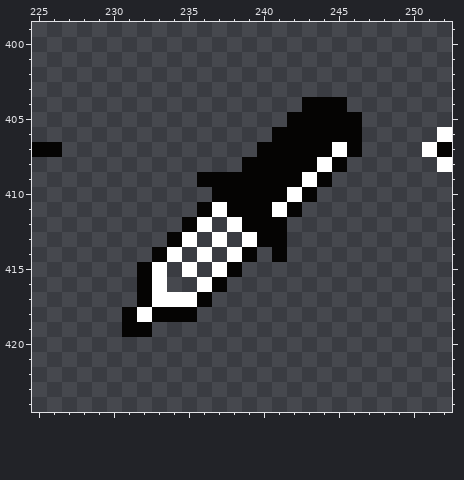
Two states of a pixel-art file, assets/ui/skin.aseprite. The picture above was drawn from the file before the commit.
320x740 pixels, 1 frame. Colours within 5 levels of each other are drawn and written as one. Shown: x 225..252, y 399..424.
After:
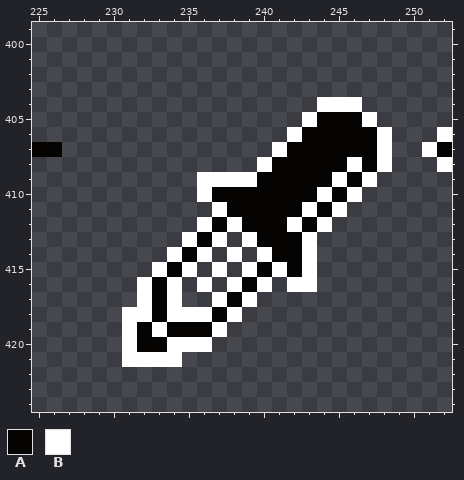
Palette (. is transparent): A #050403  B #ffffff
Difference:
Changed rows in their new state; - is an unchanged pixel.
Layer "Skin (dibuja aquí)":
first column x 231:
404 ------------.BBB--
405 -----------.B---B-
406 ----------.B----AB
407 ---------.B---A-AB
408 --------.B---A-BAB
409 -----BBBB---A-BAB-
410 -----B-----A-BAB--
411 -----.----A-BAB---
412 ----.-A----BAB----
413 ---.-A-----AB-----
414 --.-A---.B-AB-----
415 -.-A---.BABAB-----
416 -BAB--.BAB-BB-----
417 -BA-..BAB---------
418 B--BBBAB----------
419 B-BAAAB-----------
420 BAABBB------------
421 BBBB--------------
Where, in picture pixels (left, top, right, bottom), the same in both pictures:
changed: (122, 97, 392, 367)
